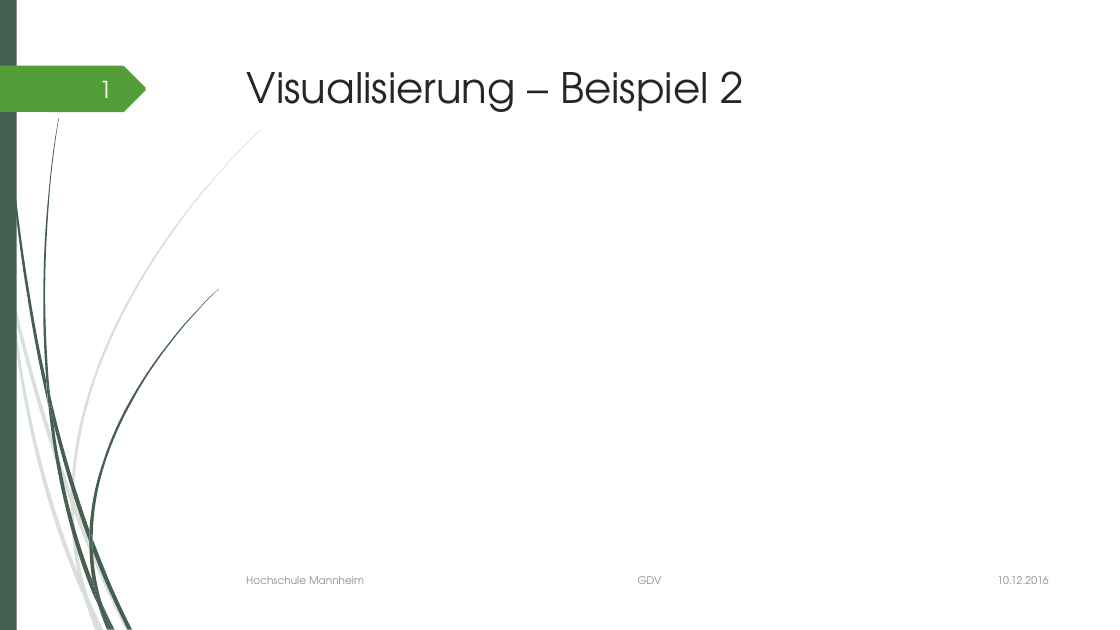
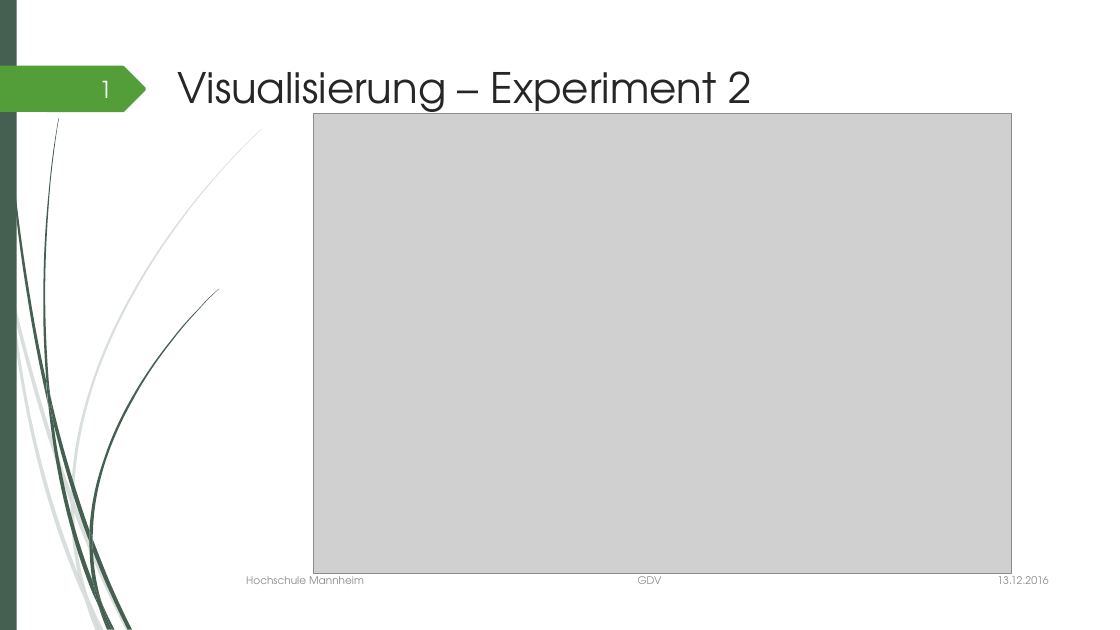
Before and after one commit to colonizator/GDV-Zuerich-Parkflaechen, a slide deck: slide 7 of Dokumente/Präsentationen/Zürich Parkflächen Zwischenpräsentation.pptx. Drawn at 1120x630 pixels with LibreOffice and Linux fonts; fonts in the diff are those of the drawing; grey boxes stand for pictures. Boxes give left, top, right and bottom in pixels: in the first picture for what was removed or moved away, otherwise in the second. Text is boxed around its words. In the diff, an @@ line names an element or a change of style, - is before the commit and + after.

```diff
--- a/Dokumente/Präsentationen/Zürich Parkflächen Zwischenpräsentation.pptx
+++ b/Dokumente/Präsentationen/Zürich Parkflächen Zwischenpräsentation.pptx
@@ title at [177, 71, 751, 123]: text changed @@
-Visualisierung – Beispiel 2
+Visualisierung – Experiment 2
@@ picture added at [313, 113, 1012, 573] @@
@@ text at [997, 573, 1048, 584]: text changed @@
-10.12.2016
+13.12.2016
```
Also in this commit, not shown: 9 other slides changed.
